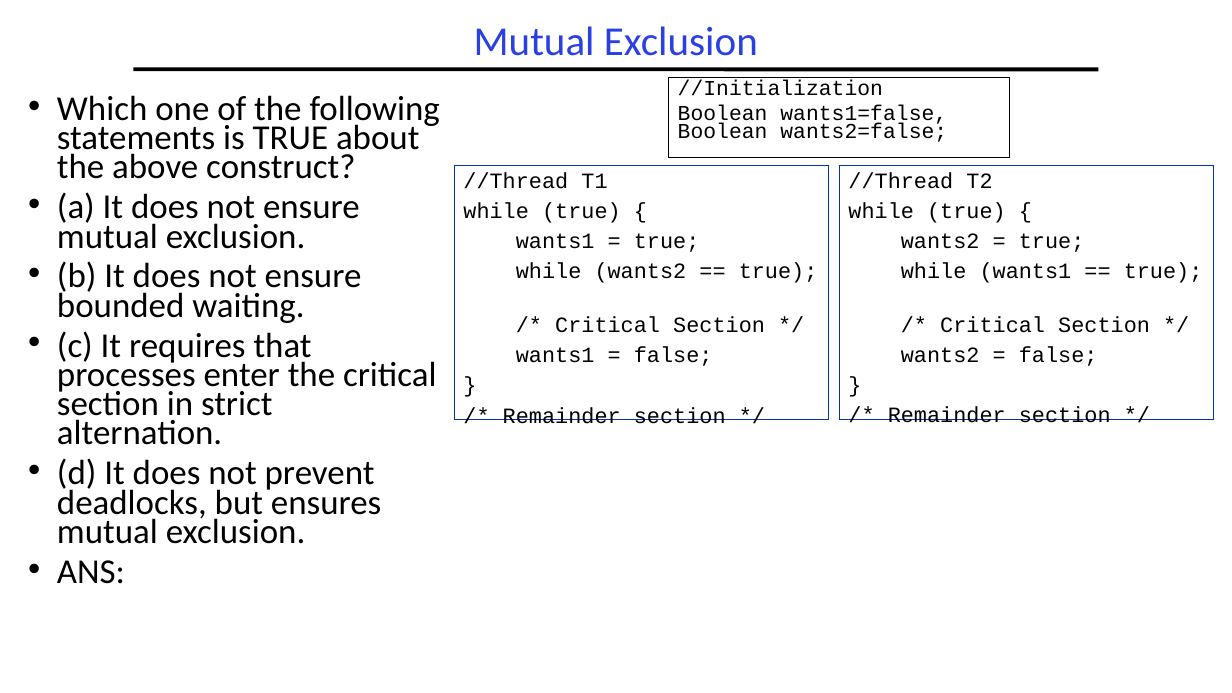
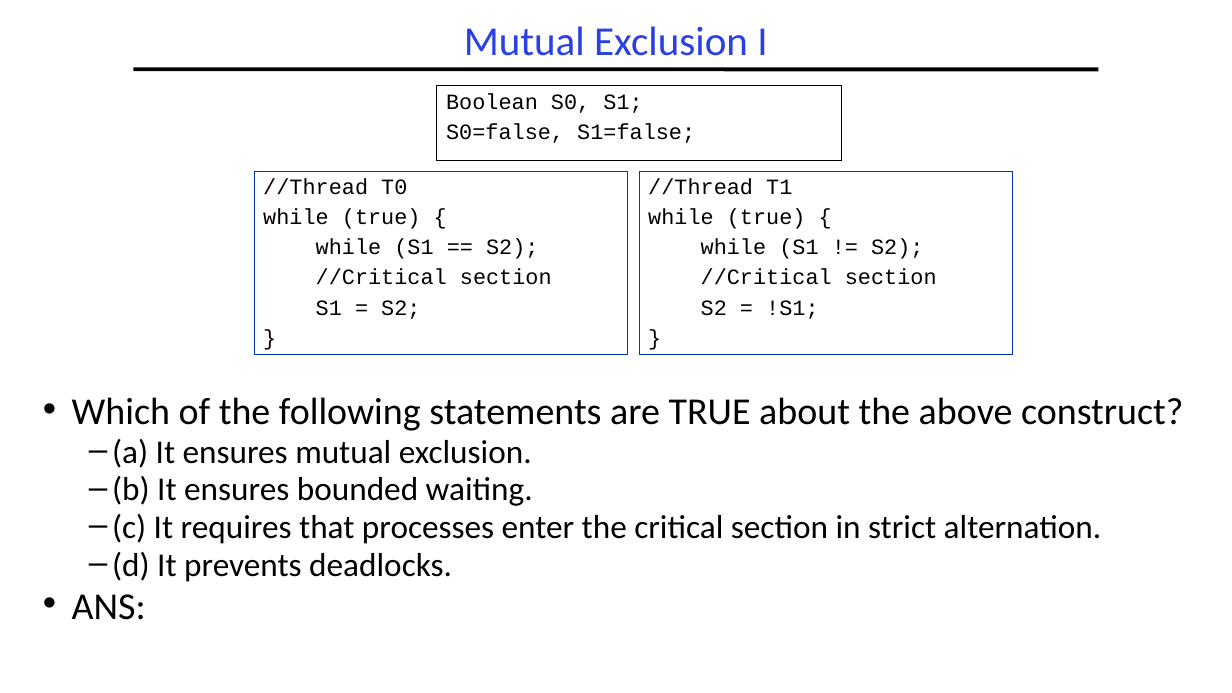
Before and after one commit to guhofstra/CSC256Fa25, a slide deck: slide 3 of PPTs/L3-Exercises.pptx (slide 4 before the commit). Drawn at 1232x693 pixels with LibreOffice and Linux fonts; fonts in the diff are those of the drawing. Boxes give left, top, right and bottom in pixels: in the first picture for what was removed or moved away, otherwise in the second. Text is boxed around its words. In the diff, an @@ line names an element or a change of style, - is before the commit and + after.

```diff
--- a/PPTs/L3-Exercises.pptx
+++ b/PPTs/L3-Exercises.pptx
@@ title at [464, 26, 767, 56]: text changed @@
-Mutual Exclusion
+Mutual Exclusion I
@@ rectangle added at [437, 86, 842, 161], outline #000000 0.75 pt, 17 pt, text #000000 @@
+Boolean S0, S1;
+S0=false, S1=false;
@@ rectangle removed at [669, 77, 1010, 157] @@
-//Initialization
-Boolean wants1=false, Boolean wants2=false;
@@ rectangle "//Thread T0": place and size @@
-rectangle "//Thread T0" at [455, 165, 829, 421]
+rectangle "//Thread T0" at [254, 171, 628, 354]
@@ text in rectangle at [263, 178, 407, 195]: text changed @@
-//Thread T1
+//Thread T0
@@ rectangle "//Thread T1": place and size @@
-rectangle "//Thread T1" at [839, 165, 1214, 421]
+rectangle "//Thread T1" at [640, 171, 1014, 354]
@@ text in rectangle at [648, 178, 792, 195]: text changed @@
-//Thread T2
+//Thread T1
@@ text in rectangle at [316, 239, 552, 319]: text changed @@
-wants1 = true;
-while (wants2 == true);
-/* Critical Section */
-wants1 = false;
+while (S1 == S2);
+//Critical section
+S1 = S2;
@@ text in rectangle at [701, 239, 937, 319]: text changed @@
-wants2 = true;
-while (wants1 == true);
-/* Critical Section */
-wants2 = false;
+while (S1 != S2);
+//Critical section
+S2 = !S1;
@@ text "Which of the following statements ...": place and size @@
-text "Which of the following statements ..." at [57, 95, 440, 584]
+text "Which of the following statements ..." at [72, 397, 1183, 620]
@@ text at [72, 397, 1183, 506]: text changed; size 27.2 to 29.6 pt @@
-• Which one of the following statements is TRUE about the above construct?
-• (a) It does not ensure mutual exclusion.
-• (b) It does not ensure bounded waiting.
+• Which of the following statements are TRUE about the above construct?
+  – (a) It ensures mutual exclusion.
+  – (b) It ensures bounded waiting.
@@ text in rectangle at [503, 407, 726, 424]: paragraph removed @@
-/* Remainder section */
@@ text in rectangle at [888, 407, 1111, 423]: paragraph removed @@
-/* Remainder section */
@@ text at [72, 514, 1101, 620]: size 27.2 to 25.9 pt in "(c) It requires that processes enter the ..."; size 27.2 to 29.6 pt in "ANS:"; bullet • to –; list level 1 to 2 in "(c) It requires that processes ..." @@
@@ text at [112, 552, 452, 582]: text changed; size 27.2 to 25.9 pt @@
-• (d) It does not prevent deadlocks, but ensures mutual exclusion.
+  – (d) It prevents deadlocks.
```
Also in this commit, not shown: 2 other slides changed, 3 slides added, 2 slides removed, 22 other files.
